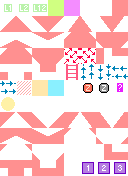
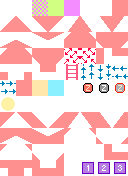
Layered file, before and after one edit (128 x 176). Changes by layer:
renamed "Layer 26" to "Layer 35", painted on it over [4, 0, 125, 96]
